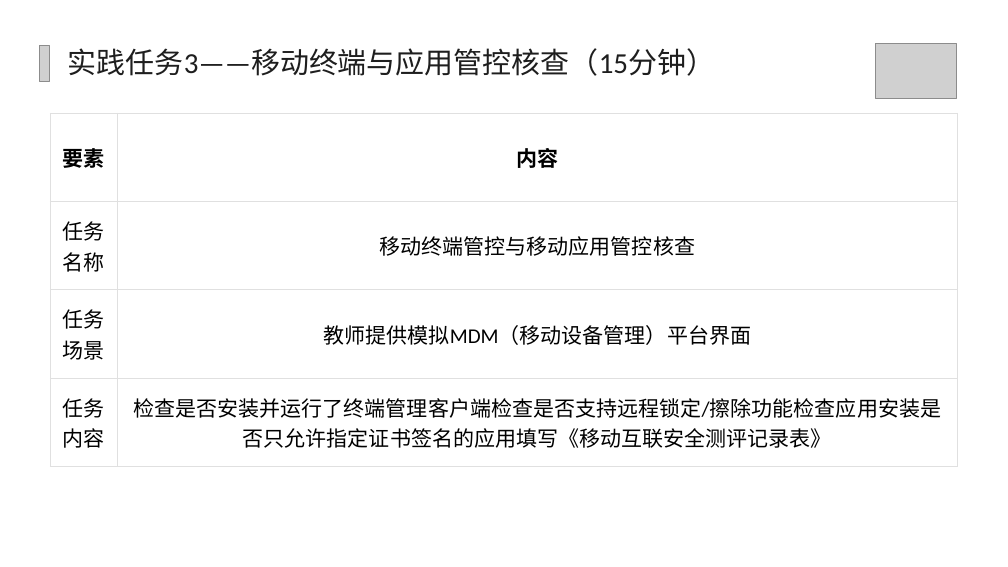
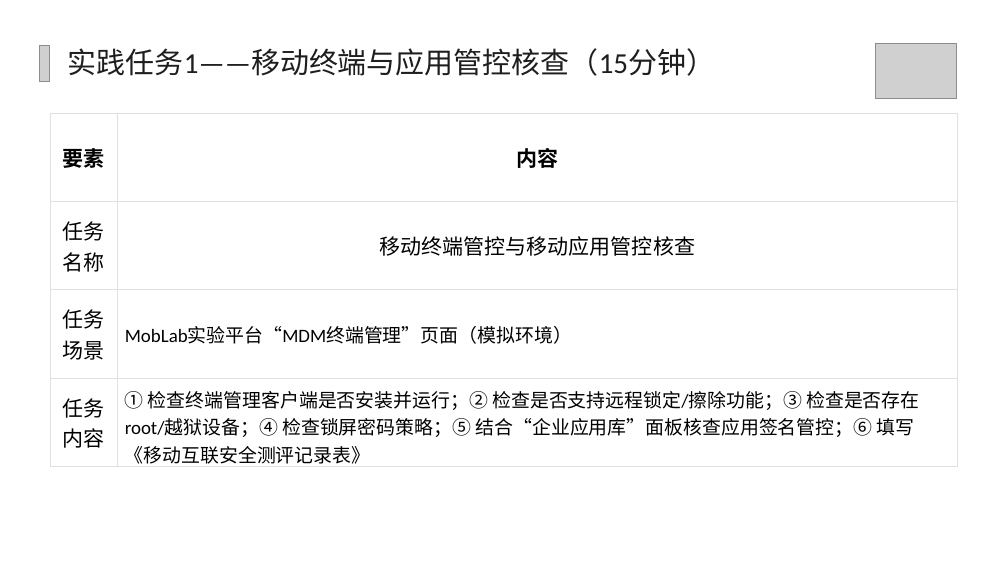
Before and after one commit to yiyimu-ruiruimu/security-assessment-platform, a slide deck: slide 8 of PPT/7.2.2 移动安全配置核查.pptx (slide 9 before the commit). Drawn at 1008x567 pixels with LibreOffice and Linux fonts; fonts in the diff are those of the drawing; grey boxes stand for pictures; background and template pictures are left out. Boxes give left, top, right and bottom in pixels: in the first picture for what was removed or moved away, otherwise in the second. Text is boxed around its words. In the diff, an @@ line names an element or a change of style, - is before the commit and + after.

```diff
--- a/PPT/7.2.2 移动安全配置核查.pptx
+++ b/PPT/7.2.2 移动安全配置核查.pptx
@@ text at <box>68,48,715,76</box>: text changed @@
-实践任务3——移动终端与应用管控核查（15分钟）
+实践任务1——移动终端与应用管控核查（15分钟）
@@ table at <box>51,113,958,468</box> @@
-row 3, column 2: 教师提供模拟MDM（移动设备管理）平台界面
+row 3, column 2: MobLab实验平台“MDM终端管理”页面（模拟环境）
-row 4, column 2: 检查是否安装并运行了终端管理客户端检查是否支持远程锁定/擦除功能检查应用安装是否只允许指定证书签名的应用填写《移动互联安全测评记录表》
+row 4, column 2: ① 检查终端管理客户端是否安装并运行；② 检查是否支持远程锁定/擦除功能；③ 检查是否存在root/越狱设备；④ 检查锁屏密码策略；⑤ 结合“企业应用库”面板核查应用签名管控；⑥ 填写《移动互联安全测评记录表》
```
Also in this commit, not shown: 9 other slides changed, 49 other files.
